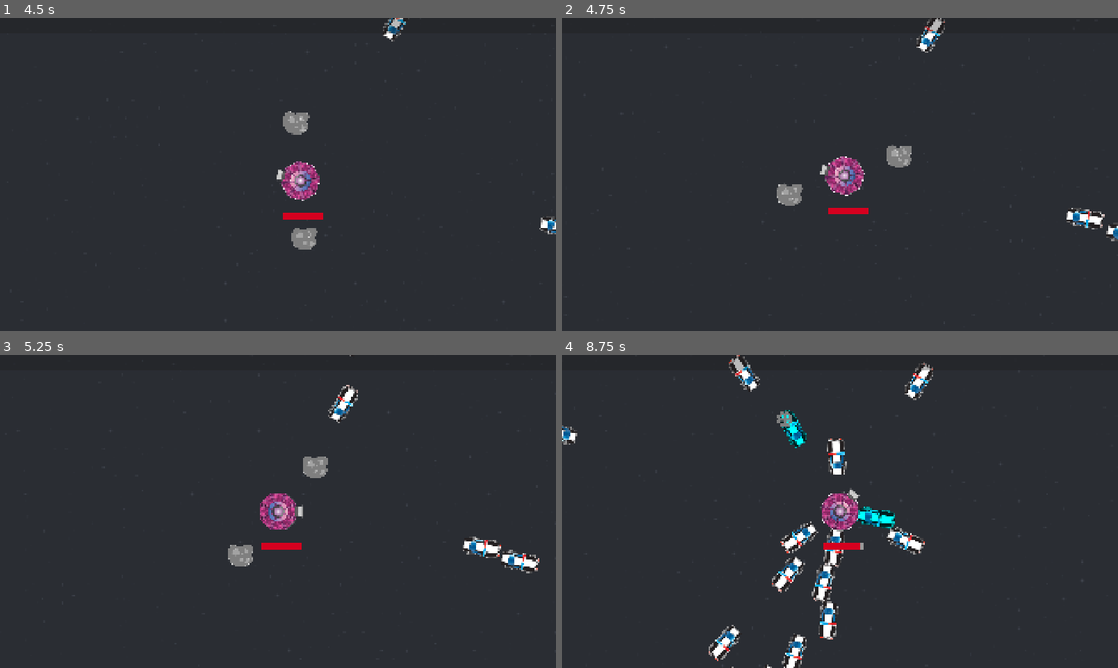
Above: before the commit, frames 1-4 (two rows, left to right).
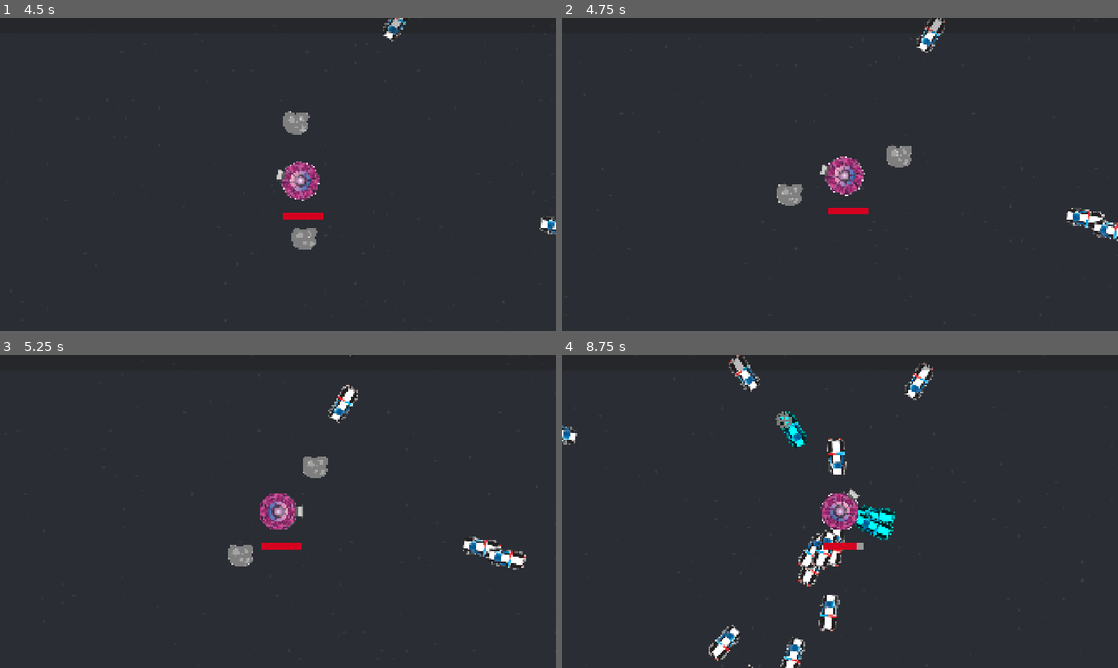
Above: after the commit, the same moments.

Repository: two-sticks-and-a-rock/space-arcade
Game: Godot game, scene res://scenes/main.tscn
The game is run twice, just before and just after one commit, with the same random seed, the same clock (stepped at 60 frames per second) and the same inputs.
Inputs (mouse positions are in pixels of both pictures, inside the frame that each line leads up to):
- Up to frame 1 (4.5 s): move the mouse to (400, 158) at 0.52 s; press the mouse at (400, 158) at 0.53 s; move the mouse to (166, 190) at 1.27 s; release the mouse at (166, 190) at 1.28 s; click (166, 190) at 1.35 s; move the mouse to (333, 105) at 2.02 s; press the mouse at (333, 105) at 2.03 s; move the mouse to (250, 237) at 2.77 s; release the mouse at (250, 237) at 2.78 s; click (250, 237) at 2.85 s; move the mouse to (444, 221) at 3.52 s; press the mouse at (444, 221) at 3.53 s; move the mouse to (111, 127) at 4.27 s; release the mouse at (111, 127) at 4.28 s; click (111, 127) at 4.35 s
- Up to frame 2 (4.75 s): no input
- Up to frame 3 (5.25 s): move the mouse to (305, 511) at 5.02 s; press the mouse at (305, 511) at 5.03 s
- Up to frame 4 (8.75 s): move the mouse to (756, 433) at 5.77 s; release the mouse at (756, 433) at 5.78 s; click (756, 433) at 5.85 s; move the mouse to (962, 495) at 6.52 s; press the mouse at (962, 495) at 6.53 s; move the mouse to (728, 527) at 7.27 s; release the mouse at (728, 527) at 7.28 s; click (728, 527) at 7.35 s; move the mouse to (895, 442) at 8.02 s; press the mouse at (895, 442) at 8.03 s

Frame 1 is identical in both runs. In frame 2, 0.2% of the frame differs, in the area x 95-100%, y 64-72%; in frame 3, 0.4%; in frame 4, 2.9%, in the area x 30-66%, y 17-100%.

Commit message:
chore: refactor enemy collision set up to allow slight overalapping
- also added enemy node group

Diff:
--- a/project.godot
+++ b/project.godot
@@ -30,6 +30,10 @@
 window/size/viewport_height=1080
 window/stretch/mode="canvas_items"
 window/stretch/aspect="expand"
+
+[global_group]
+
+enemy=""
 
 [input]
 
@@ -76,6 +80,7 @@
 2d_physics/layer_4="enemy_weapons"
 2d_physics/layer_5="xp"
 2d_physics/layer_6="xp_magnet"
+2d_physics/layer_7="enemies_for_enemies"
 
 [physics]
 
--- a/scenes/enemies/enemy.gd
+++ b/scenes/enemies/enemy.gd
@@ -41,7 +41,7 @@
 
 	var ram_scene = load("res://scenes/enemies/enemy_weapons/ram.tscn") as PackedScene
 	var ram_weapon = ram_scene.instantiate() as Area2D
-	ram_weapon.set_collision_radius((($CollisionShape2D as CollisionShape2D).shape as CircleShape2D).radius + 3)
+	ram_weapon.set_collision_rectangle((($CollisionShape2D as CollisionShape2D).shape as RectangleShape2D).size + Vector2(3, 3))
 
 	add_child(ram_weapon)
 
--- a/scenes/enemies/enemy.tscn
+++ b/scenes/enemies/enemy.tscn
@@ -14,12 +14,12 @@
 "speed": 5.0
 }]
 
-[sub_resource type="CircleShape2D" id="CircleShape2D_md0e3"]
-radius = 64.0
+[sub_resource type="RectangleShape2D" id="RectangleShape2D_8e3ao"]
+size = Vector2(127, 48)
 
-[node name="enemy_ufo_red" type="CharacterBody2D" unique_id=202267076]
-collision_layer = 2
-collision_mask = 3
+[node name="enemy_ufo_red" type="CharacterBody2D" unique_id=202267076 groups=["enemy"]]
+collision_layer = 66
+collision_mask = 65
 motion_mode = 1
 script = ExtResource("1_md0e3")
 metadata/_edit_group_ = true
@@ -28,7 +28,12 @@
 rotation = 1.5707964
 sprite_frames = SubResource("SpriteFrames_kcn5b")
 
-[node name="CollisionShape2D" type="CollisionShape2D" parent="." unique_id=488155105]
-shape = SubResource("CircleShape2D_md0e3")
+[node name="VisibleOnScreenNotifier2D" type="VisibleOnScreenNotifier2D" parent="." unique_id=1359017325]
 
-[node name="VisibleOnScreenNotifier2D" type="VisibleOnScreenNotifier2D" parent="." unique_id=1359017325]
+[node name="CollisionShape2D" type="CollisionShape2D" parent="." unique_id=2022827087]
+position = Vector2(0.5, 0)
+shape = SubResource("RectangleShape2D_8e3ao")
+disabled = true
+
+[node name="CollisionPolygon2D" type="CollisionPolygon2D" parent="." unique_id=777857065]
+polygon = PackedVector2Array(-1, -16, 61, 0, 0, 16, -58, 0)
--- a/scenes/enemies/enemy_weapons/ram.gd
+++ b/scenes/enemies/enemy_weapons/ram.gd
@@ -4,16 +4,16 @@
 var dmg = 15
 
 func _ready():
-    stun_timer.wait_time = 1
+	stun_timer.wait_time = 1
 
-func set_collision_radius(new_rad: float):
-    (($CollisionShape2D as CollisionShape2D).shape as CircleShape2D).radius = new_rad + 4
+func set_collision_rectangle(size: Vector2):
+	(($CollisionShape2D as CollisionShape2D).shape as RectangleShape2D).size = size
 
 func _on_stun_timer_timeout():
-    $CollisionShape2D.set_deferred("disabled", false)
+	$CollisionShape2D.set_deferred("disabled", false)
 
 func _on_ram_entered(body: Node2D):
-    if (body.name == "player" && "take_damage" in body):
-        $CollisionShape2D.set_deferred("disabled", true)
-        stun_timer.start()
-        body.take_damage(dmg)
+	if (body.name == "player" && "take_damage" in body):
+		$CollisionShape2D.set_deferred("disabled", true)
+		stun_timer.start()
+		body.take_damage(dmg)
--- a/scenes/enemies/enemy_weapons/ram.tscn
+++ b/scenes/enemies/enemy_weapons/ram.tscn
@@ -2,17 +2,18 @@
 
 [ext_resource type="Script" uid="uid://c2unftbpykcd7" path="res://scenes/enemies/enemy_weapons/ram.gd" id="1_upkme"]
 
-[sub_resource type="CircleShape2D" id="CircleShape2D_avsdm"]
+[sub_resource type="RectangleShape2D" id="RectangleShape2D_upkme"]
+size = Vector2(127, 48)
 
 [node name="Ram" type="Area2D" unique_id=636013997]
 collision_layer = 8
 script = ExtResource("1_upkme")
 
-[node name="CollisionShape2D" type="CollisionShape2D" parent="." unique_id=649169745]
-shape = SubResource("CircleShape2D_avsdm")
-debug_color = Color(0.72556067, 0.4747556, 0.13746917, 0.41960785)
+[node name="StunTimer" type="Timer" parent="." unique_id=1878343667]
 
-[node name="StunTimer" type="Timer" parent="." unique_id=1878343667]
+[node name="CollisionShape2D" type="CollisionShape2D" parent="." unique_id=567080765]
+position = Vector2(0.5, 0)
+shape = SubResource("RectangleShape2D_upkme")
 
 [connection signal="body_entered" from="." to="." method="_on_ram_entered"]
 [connection signal="timeout" from="StunTimer" to="." method="_on_stun_timer_timeout"]
--- a/scenes/player/player_weapons/frost_nova/nova_area.gd
+++ b/scenes/player/player_weapons/frost_nova/nova_area.gd
@@ -1,5 +1,5 @@
 extends PlayerBullet
 
 func _on_orbiter_entered(body: Node2D):
-	if ("take_damage" in body):
+	if body.is_in_group("enemy"):
 		body.freeze()
--- a/scenes/player/player_weapons/player_bullet.gd
+++ b/scenes/player/player_weapons/player_bullet.gd
@@ -15,5 +15,5 @@
 	bullet_scale = new_scale
 
 func _on_orbiter_entered(body: Node2D):
-	if ("take_damage" in body):
+	if (body.is_in_group("enemy")):
 		body.take_damage(weapon.dmg)
